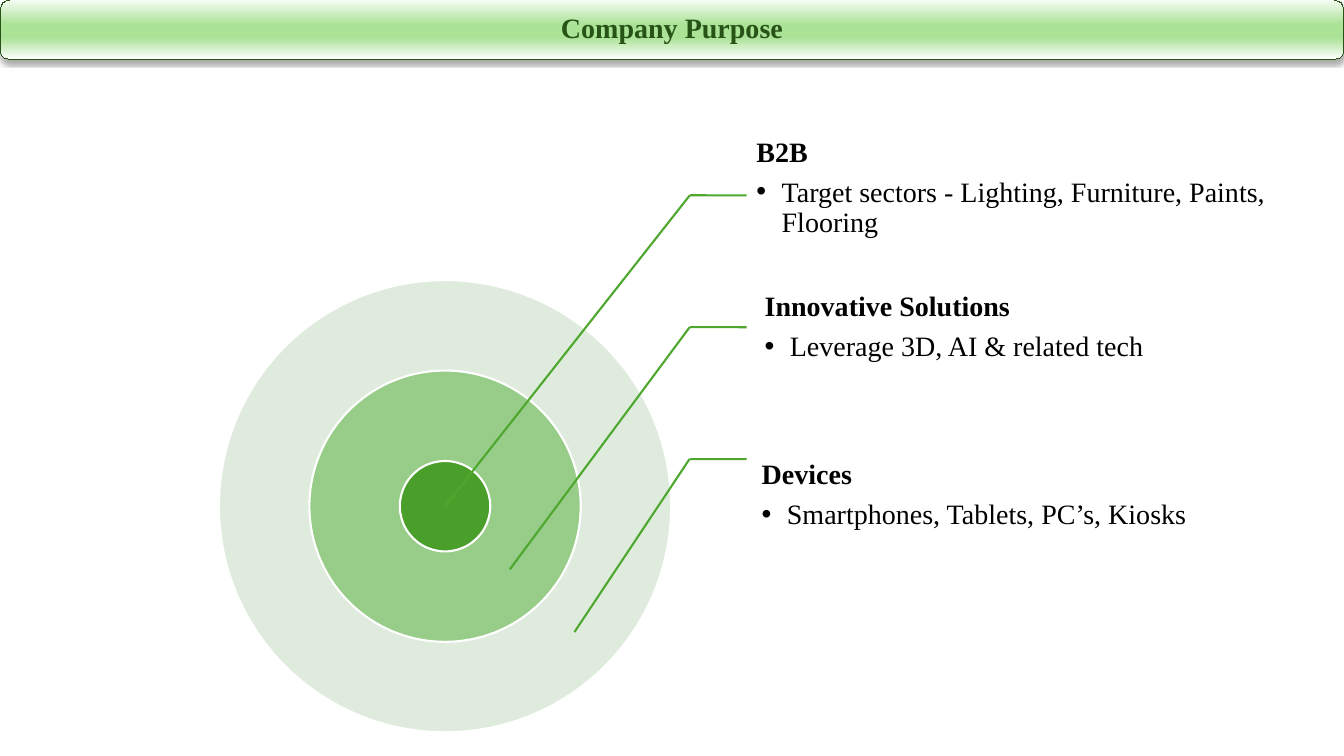
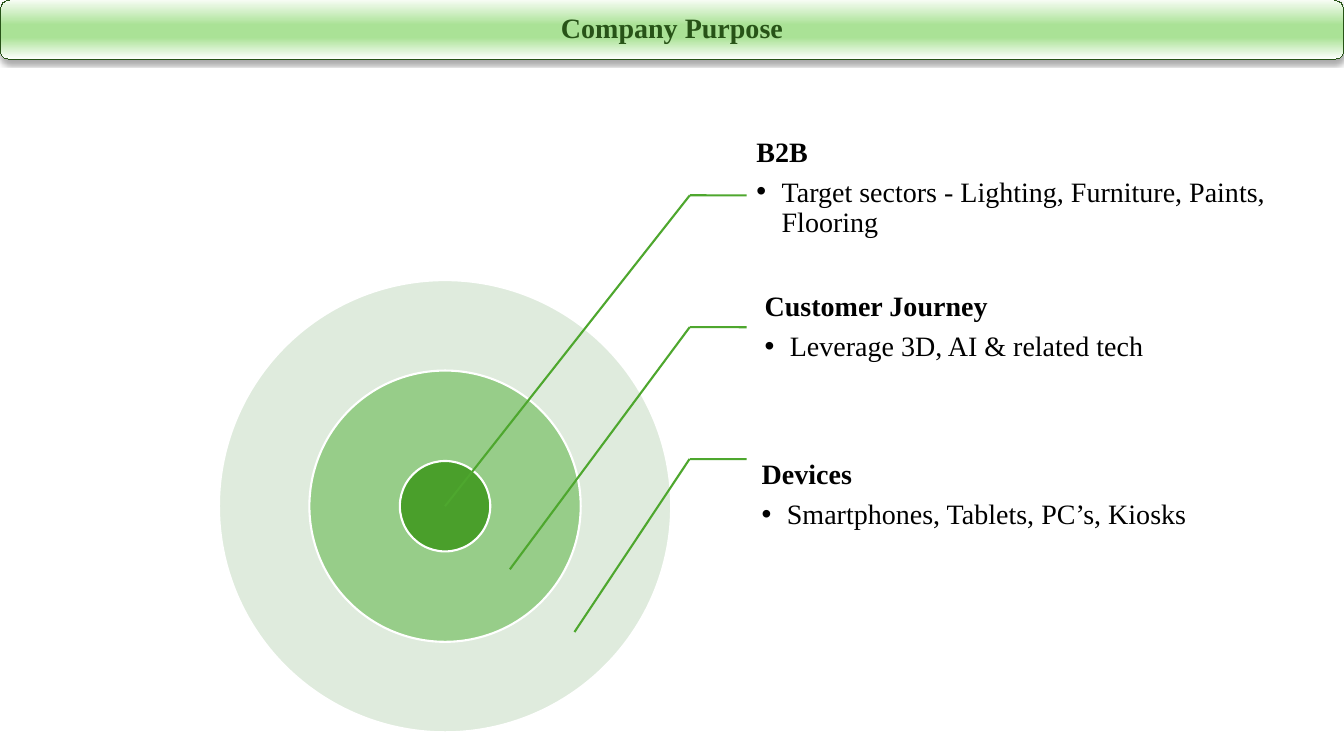
Before and after one commit to rktumuluri63/VC_RK_Investment, a slide deck: slide 2 of Agenda/Ravi_Tirumalai_VisCommerce.pptx. Drawn at 1344x756 pixels with LibreOffice and Linux fonts; fonts in the diff are those of the drawing. Boxes give left, top, right and bottom in pixels: in the first picture for what was removed or moved away, otherwise in the second. Text is boxed around its words. In the diff, an @@ line names an element or a change of style, - is before the commit and + after.

```diff
--- a/Agenda/Ravi_Tirumalai_VisCommerce.pptx
+++ b/Agenda/Ravi_Tirumalai_VisCommerce.pptx
@@ text at (765,297,987,321): text changed @@
-Innovative Solutions
+Customer Journey
```
Also in this commit, not shown: 1 other slide changed.
